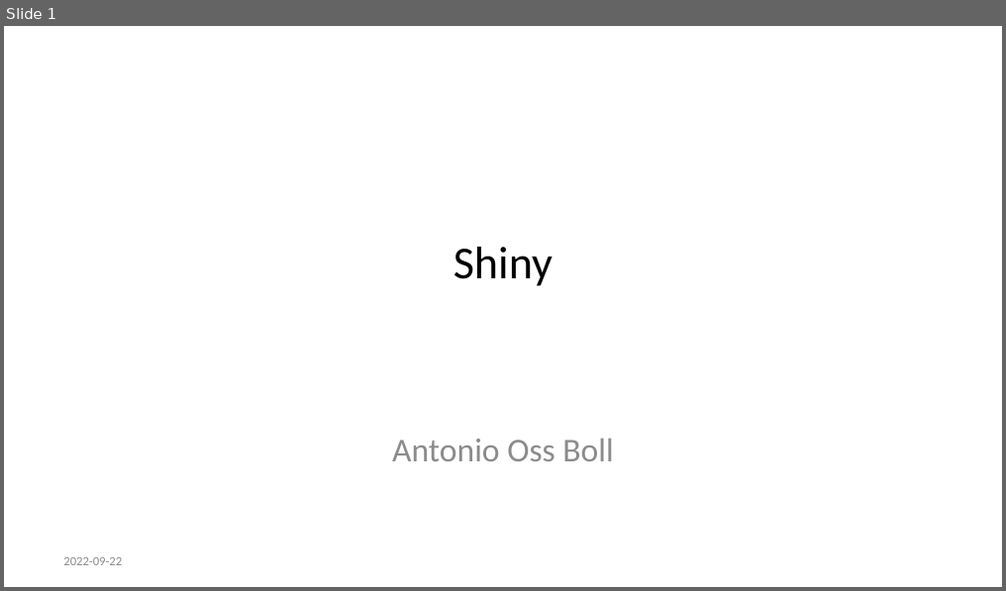
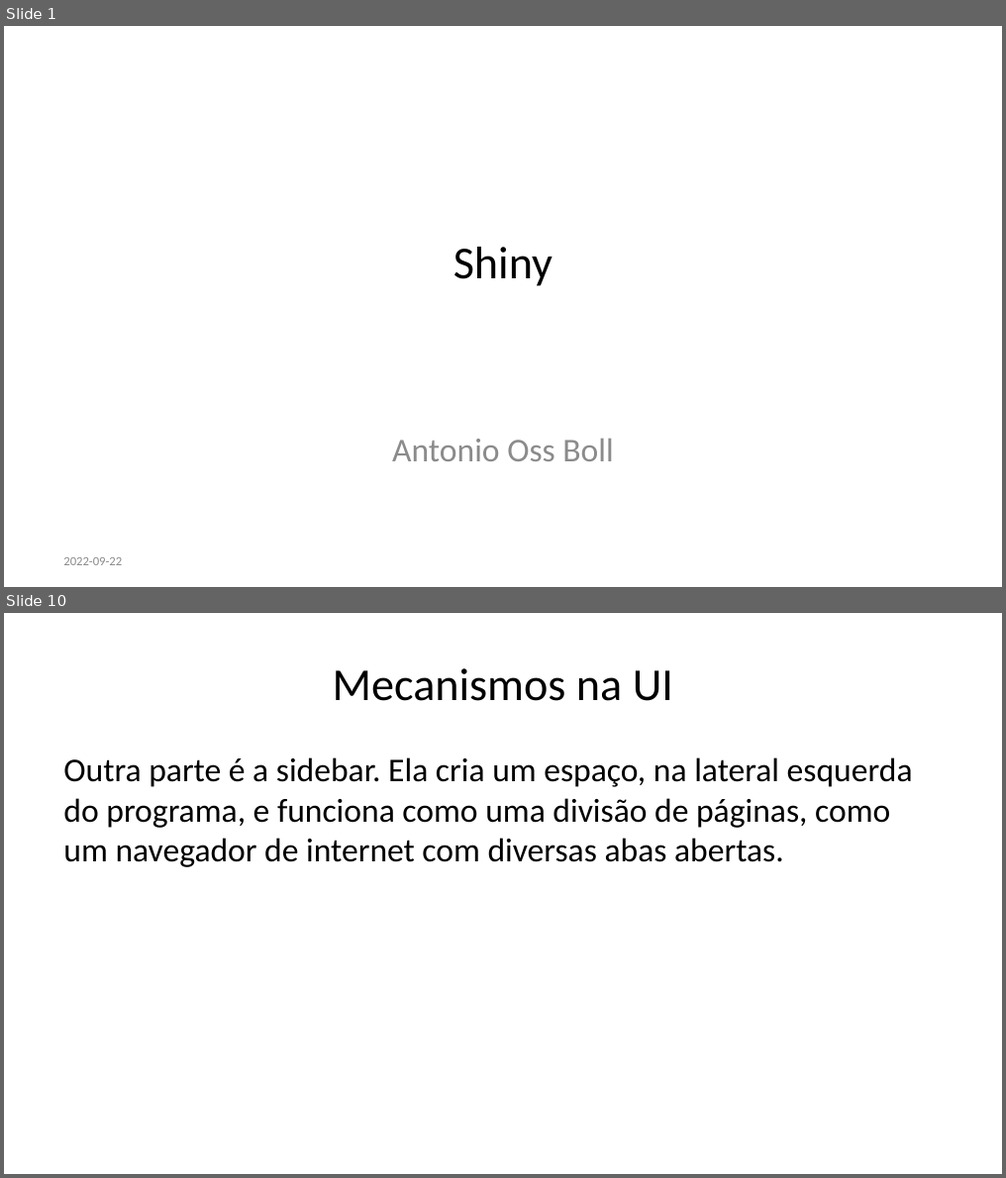
Before and after one commit to AntonioBoll/ApresentacaoShiny, a slide deck: apresentacao.pptx. Shown one above the other, each under a label of ours: slide 1 before the commit, slides 1 and 10 after it; the slides between them are not shown. The pictures are 1006x591 and 1006x1178 pixels, drawn with LibreOffice and Linux fonts; fonts in the diff are those of the drawing. Boxes give left, top, right and bottom in pixels: in the first picture for what was removed or moved away, otherwise in the second. Text is boxed around its words. In the diff, an @@ line names an element or a change of style, - is before the commit and + after.

```diff
--- a/apresentacao.pptx
+++ b/apresentacao.pptx
@@ slide 10 added at box(4, 613, 1002, 1174), background #FFFFFF @@
@@ title added at box(333, 668, 673, 701), 33 pt, text #000000 @@
+Mecanismos na UI
@@ text added at box(63, 758, 913, 867), 24 pt, text #000000 @@
+Outra parte é a sidebar. Ela cria um espaço, na lateral esquerda do programa, e funciona como uma divisão de páginas, como um navegador de internet com diversas abas abertas.
```
Also in this commit, not shown: 1 slide changed, 18 other slides added, 3 slides removed, 1 other file.
